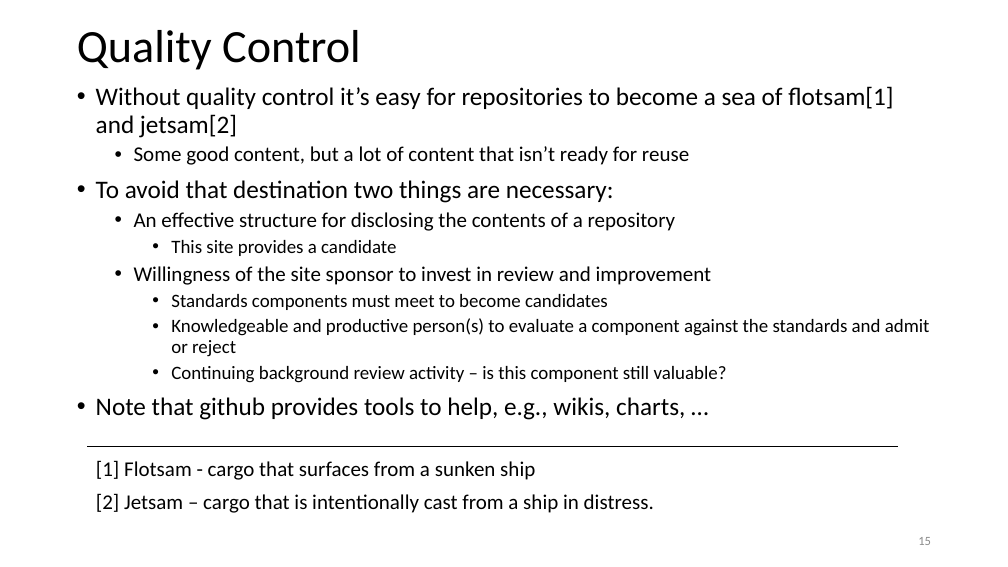
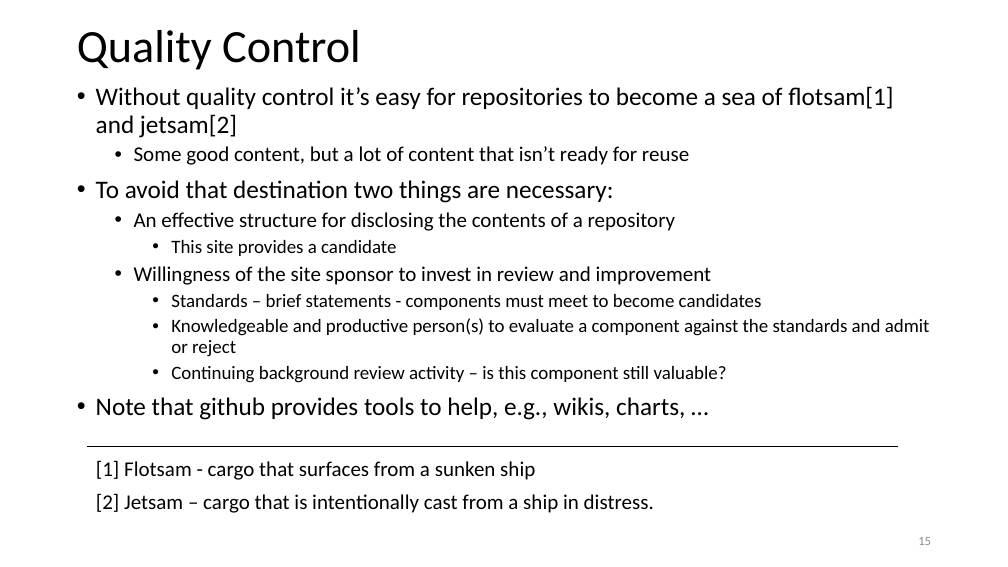
Before and after one commit to JimFawcett/JimFawcett.github.io, a slide deck: slide 15 of Resources/PublishingSourceCode.pptx. Drawn at 1008x567 pixels with LibreOffice and Linux fonts; fonts in the diff are those of the drawing. Boxes give left, top, right and bottom in pixels: in the first picture for what was removed or moved away, otherwise in the second. Text is boxed around its words. In the diff, an @@ line names an element or a change of style, - is before the commit and + after.

```diff
--- a/Resources/PublishingSourceCode.pptx
+++ b/Resources/PublishingSourceCode.pptx
@@ text at [171,294,762,310]: text changed @@
-    • Standards components must meet to become candidates
+    • Standards – brief statements - components must meet to become candidates
```
Also in this commit, not shown: 9 other slides changed, 1 other file.
